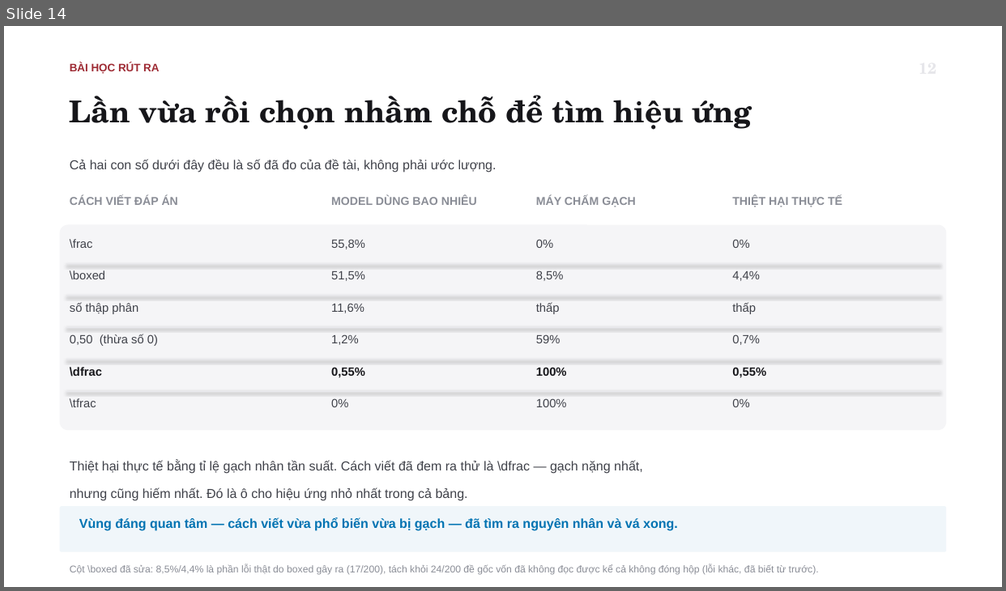
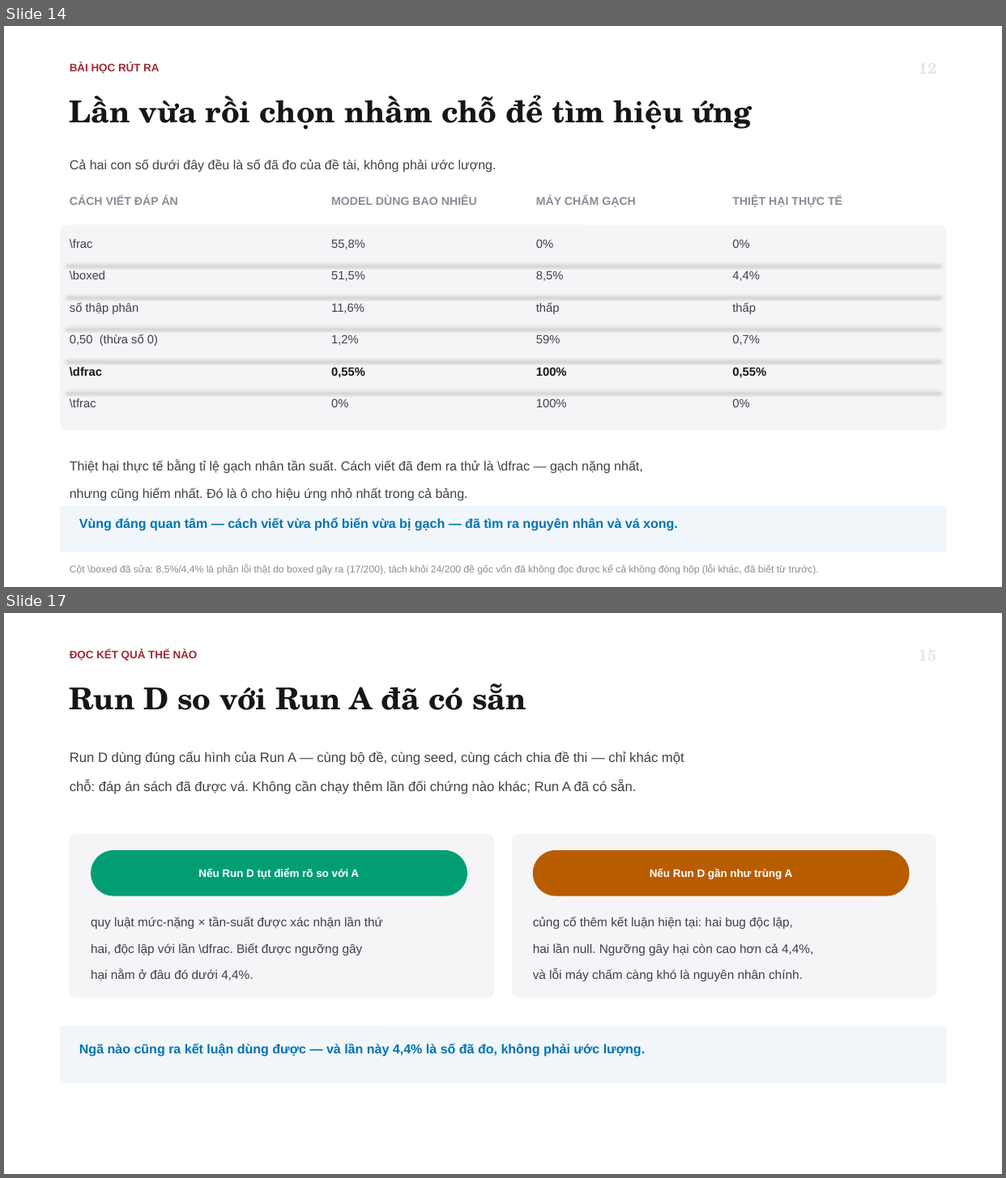
Before and after one commit to tsan2711/DACNTT_2026, a slide deck: BaoCaoTienDo_Tuan1-3_52300057_52300006.pptx. Shown one above the other, each under a label of ours: slide 14 before the commit, slides 14 and 17 after it; the slides between them are not shown. The pictures are 1006x591 and 1006x1178 pixels, drawn with LibreOffice and Linux fonts; fonts in the diff are those of the drawing. Boxes give left, top, right and bottom in pixels: in the first picture for what was removed or moved away, otherwise in the second. Text is boxed around its words. In the diff, an @@ line names an element or a change of style, - is before the commit and + after.

```diff
--- a/BaoCaoTienDo_Tuan1-3_52300057_52300006.pptx
+++ b/BaoCaoTienDo_Tuan1-3_52300057_52300006.pptx
@@ slide 17 added at bbox=[4, 613, 1002, 1174], background #FFFFFF @@
@@ text added at bbox=[70, 650, 198, 661], 10.5 pt, text #9E2B34, bold @@
+ĐỌC KẾT QUẢ THẾ NÀO
@@ text added at bbox=[70, 683, 526, 710], 29 pt, text #16161A, bold @@
+Run D so với Run A đã có sẵn
@@ text added at bbox=[70, 752, 684, 794], 13 pt, text #3F4149 @@
+Run D dùng đúng cấu hình của Run A — cùng bộ đề, cùng seed, cùng cách chia đề thi — chỉ khác một
+chỗ: đáp án sách đã được vá. Không cần chạy thêm lần đối chứng nào khác; Run A đã có sẵn.
@@ rounded rectangle added at bbox=[70, 834, 495, 998], fill #F5F5F7 @@
@@ rounded rectangle added at bbox=[91, 850, 467, 896], fill #029E73, 10.5 pt, text #FFFFFF, bold @@
+Nếu Run D tụt điểm rõ so với A
@@ rounded rectangle added at bbox=[512, 834, 937, 998], fill #F5F5F7 @@
@@ rounded rectangle added at bbox=[533, 850, 909, 896], fill #B85C00, 10.5 pt, text #FFFFFF, bold @@
+Nếu Run D gần như trùng A
@@ text added at bbox=[91, 917, 383, 982], 12 pt, text #3F4149 @@
+quy luật mức-nặng × tần-suất được xác nhận lần thứ
+hai, độc lập với lần \dfrac. Biết được ngưỡng gây
+hại nằm ở đâu đó dưới 4,4%.
@@ text added at bbox=[533, 917, 813, 982], 12 pt, text #3F4149 @@
+củng cố thêm kết luận hiện tại: hai bug độc lập,
+hai lần null. Ngưỡng gây hại còn cao hơn cả 4,4%,
+và lỗi máy chấm càng khó là nguyên nhân chính.
@@ rounded rectangle added at bbox=[59, 1026, 947, 1084], fill #F0F6FA @@
@@ text added at bbox=[79, 1043, 645, 1057], 12.5 pt, text #0173B2, bold @@
+Ngã nào cũng ra kết luận dùng được — và lần này 4,4% là số đã đo, không phải ước lượng.
```
Also in this commit, not shown: 3 slides changed, 2 other slides added, 1 slide removed, 2 other files.
